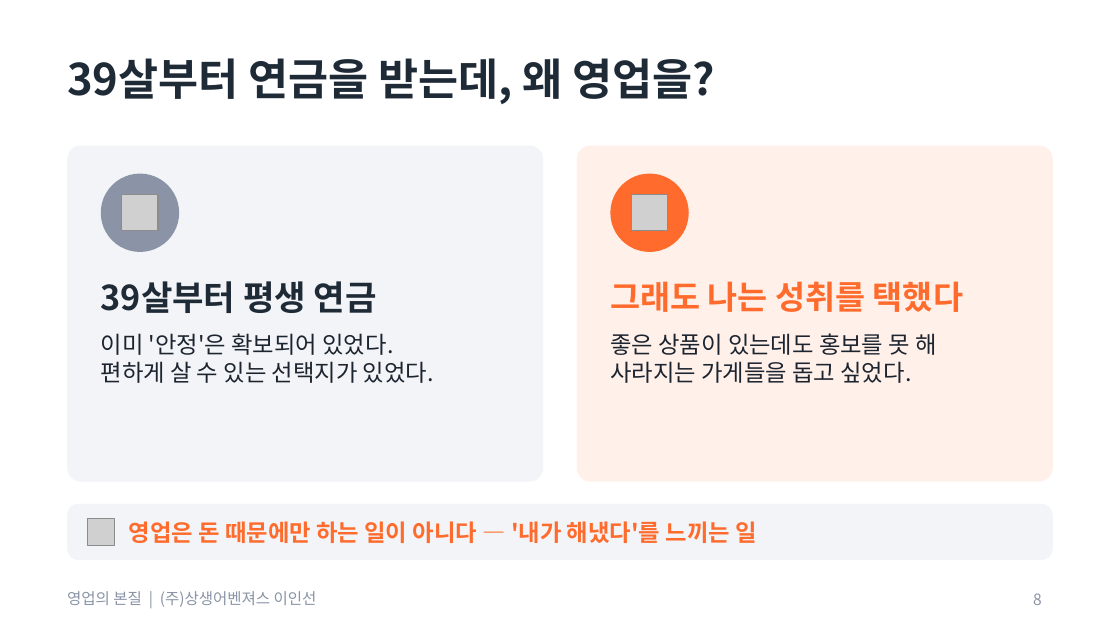
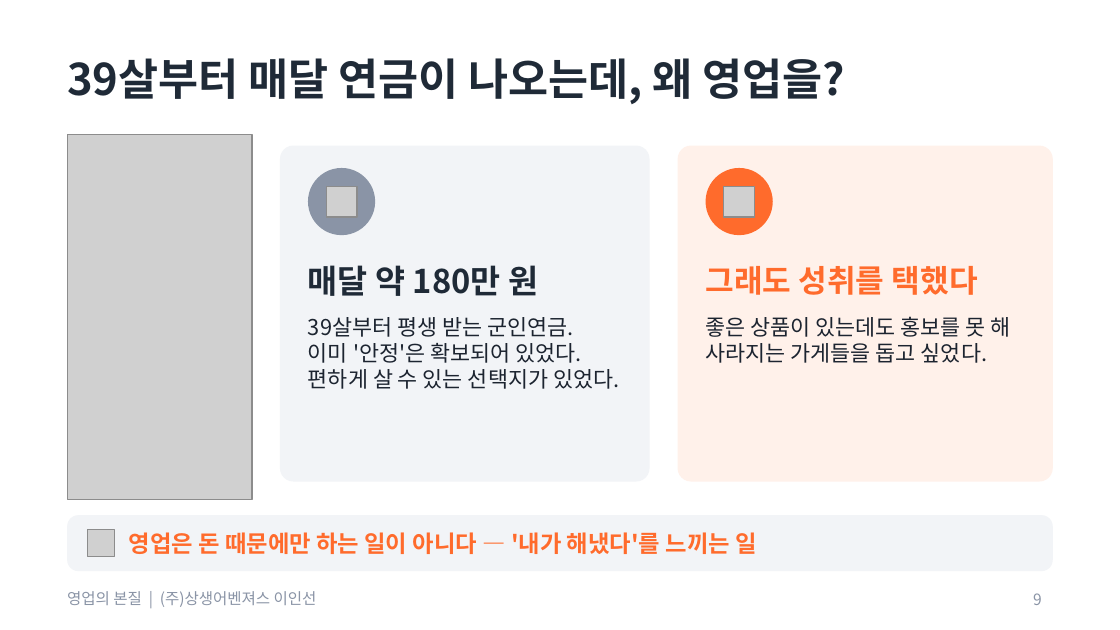
Before and after one commit to aspirinx79-crypto/cmo, a slide deck: slide 9 of docs/sales/영업의_본질_교육자료.pptx (slide 8 before the commit). Drawn at 1120x630 pixels with LibreOffice and Linux fonts; fonts in the diff are those of the drawing; grey boxes stand for pictures. Boxes give left, top, right and bottom in pixels: in the first picture for what was removed or moved away, otherwise in the second. Text is boxed around its words. In the diff, an @@ line names an element or a change of style, - is before the commit and + after.

```diff
--- a/docs/sales/영업의_본질_교육자료.pptx
+++ b/docs/sales/영업의_본질_교육자료.pptx
@@ title at [67, 58, 844, 104]: text changed @@
-39살부터 연금을 받는데, 왜 영업을?
+39살부터 매달 연금이 나오는데, 왜 영업을?
@@ picture added at [67, 134, 252, 500] @@
@@ rounded rectangle: place and size @@
-rounded rectangle at [67, 146, 543, 482]
+rounded rectangle at [280, 146, 650, 482]
@@ rounded rectangle: place and size @@
-rounded rectangle at [577, 146, 1053, 482]
+rounded rectangle at [678, 146, 1053, 482]
@@ ellipse: place and size @@
-ellipse at [101, 174, 179, 252]
+ellipse at [308, 168, 375, 235]
@@ ellipse: place and size @@
-ellipse at [610, 174, 689, 252]
+ellipse at [706, 168, 773, 235]
@@ picture: place and size @@
-picture at [122, 195, 158, 231]
+picture at [326, 186, 357, 217]
@@ picture: place and size @@
-picture at [632, 195, 668, 231]
+picture at [724, 186, 755, 217]
@@ text added at [308, 265, 538, 296], 21 pt, text #1F2A37, bold @@
+매달 약 180만 원
@@ text at [706, 266, 978, 295]: text changed; size 21 to 20 pt @@
-그래도 나는 성취를 택했다
+그래도 성취를 택했다
@@ text removed at [101, 281, 377, 313] @@
-39살부터 평생 연금
@@ text at [308, 317, 574, 337]: paragraph added @@
+39살부터 평생 받는 군인연금.
@@ text "39살부터 평생 받는 군인연금.": place and size @@
-text "39살부터 평생 받는 군인연금." at [101, 333, 434, 383]
+text "39살부터 평생 받는 군인연금." at [308, 317, 620, 389]
@@ text at [706, 316, 1011, 363]: text changed; size 15 to 14 pt @@
-좋은 상품이 있는데도 홍보를 못 해
-사라지는 가게들을 돕고 싶었다.
+좋은 상품이 있는데도 홍보를 못 해 사라지는 가게들을 돕고 싶었다.
@@ text at [308, 343, 620, 389]: size 15 to 14 pt in "이미 '안정'은 확보되어 있었다.", "편하게 살 수 있는 선택지가 있었다." @@
@@ 1 picture, 1 text, 1 rounded rectangle: place and size @@
-1 picture, 1 text, 1 rounded rectangle at [67, 504, 1053, 560]
+1 picture, 1 text, 1 rounded rectangle at [67, 515, 1053, 571]
@@ page number at [1033, 593, 1042, 605]: text changed @@
-8
+9
```
Also in this commit, not shown: 5 other slides changed, 2 slides added, 9 other files.
